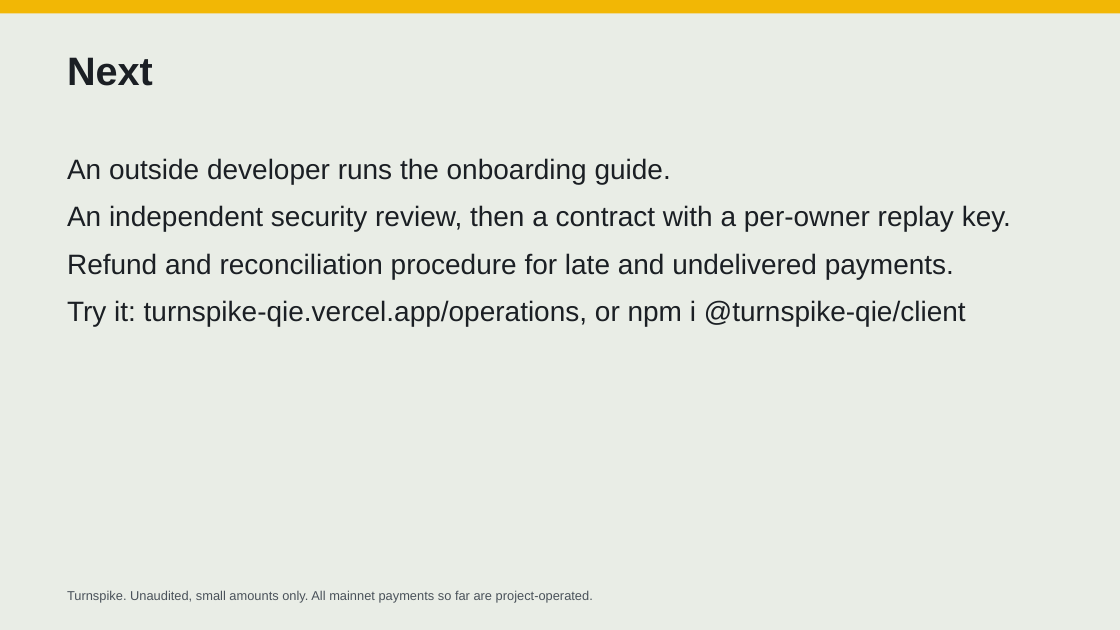
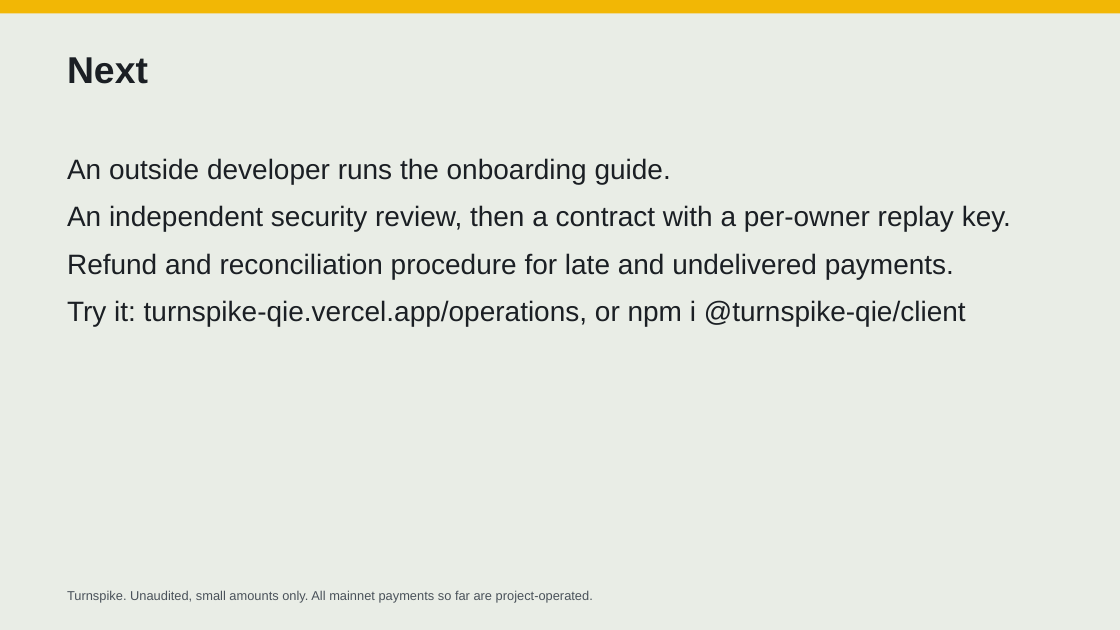
Before and after one commit to ometere123/Turnspike, a slide deck: slide 10 of docs/submission/presentation/Turnspike-presentation.pptx (slide 9 before the commit). Drawn at 1120x630 pixels with LibreOffice and Linux fonts; fonts in the diff are those of the drawing. Boxes give left, top, right and bottom in pixels: in the first picture for what was removed or moved away, otherwise in the second. Text is boxed around its words. In the diff, an @@ line names an element or a change of style, - is before the commit and + after.

```diff
--- a/docs/submission/presentation/Turnspike-presentation.pptx
+++ b/docs/submission/presentation/Turnspike-presentation.pptx
@@ text "Next" at (67, 57, 148, 84): size 34 to 32 pt @@
```
Also in this commit, not shown: 7 other slides changed, 1 slide added, 35 other files.
